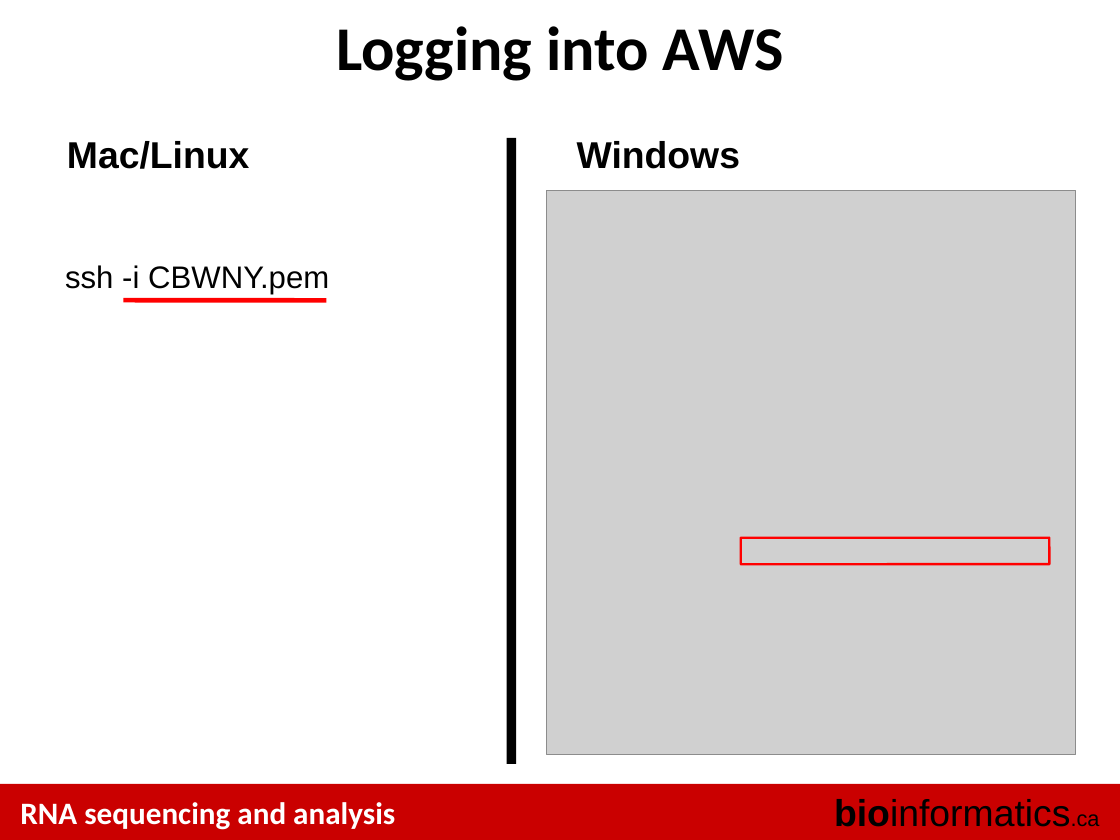
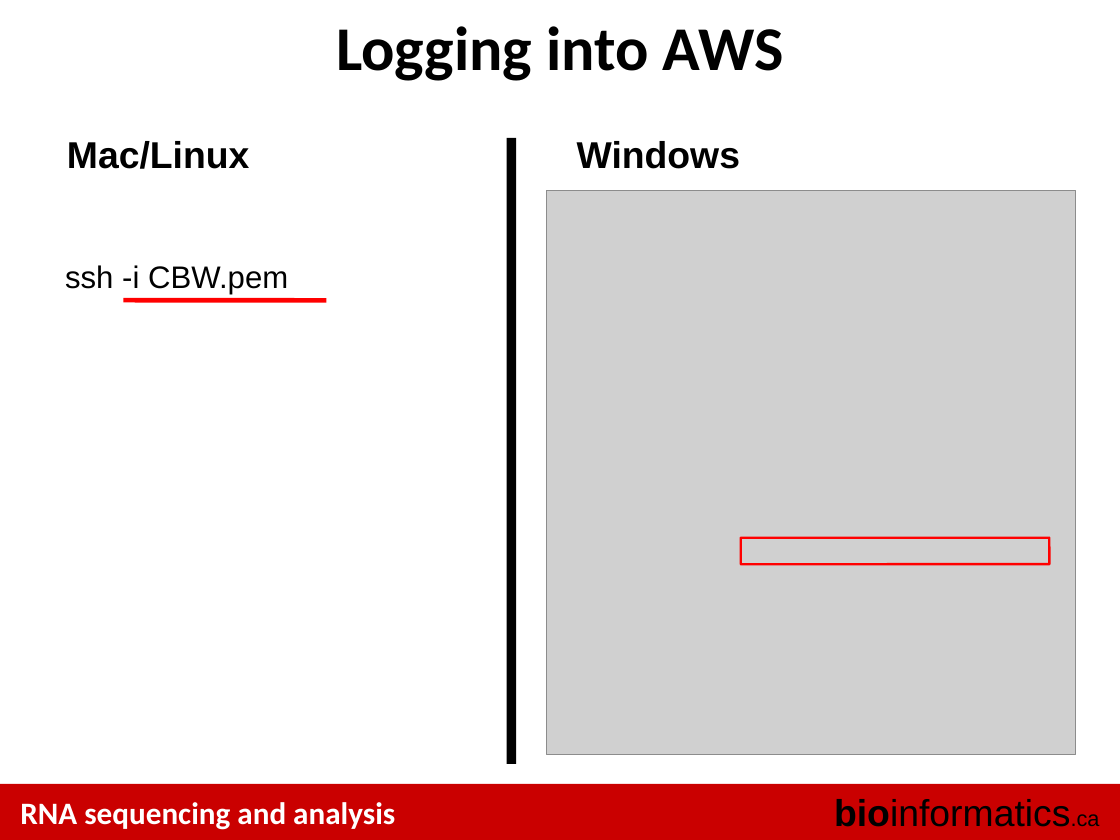
Before and after one commit to griffithlab/rnaseq_tutorial_wiki, a slide deck: slide 25 of LectureFiles/cbw/2015/RNASeq_Module0_AmazonPreTutorial.pptx. Drawn at 1120x840 pixels with LibreOffice and Linux fonts; fonts in the diff are those of the drawing; grey boxes stand for pictures. Boxes give left, top, right and bottom in pixels: in the first picture for what was removed or moved away, otherwise in the second. Text is boxed around its words. In the diff, an @@ line names an element or a change of style, - is before the commit and + after.

Commit message:
correction to AWS connect instructions

```diff
--- a/LectureFiles/cbw/2015/RNASeq_Module0_AmazonPreTutorial.pptx
+++ b/LectureFiles/cbw/2015/RNASeq_Module0_AmazonPreTutorial.pptx
@@ text at bbox=[65, 265, 288, 294]: text changed @@
-ssh -i CBWNY.pem
+ssh -i CBW.pem
```
